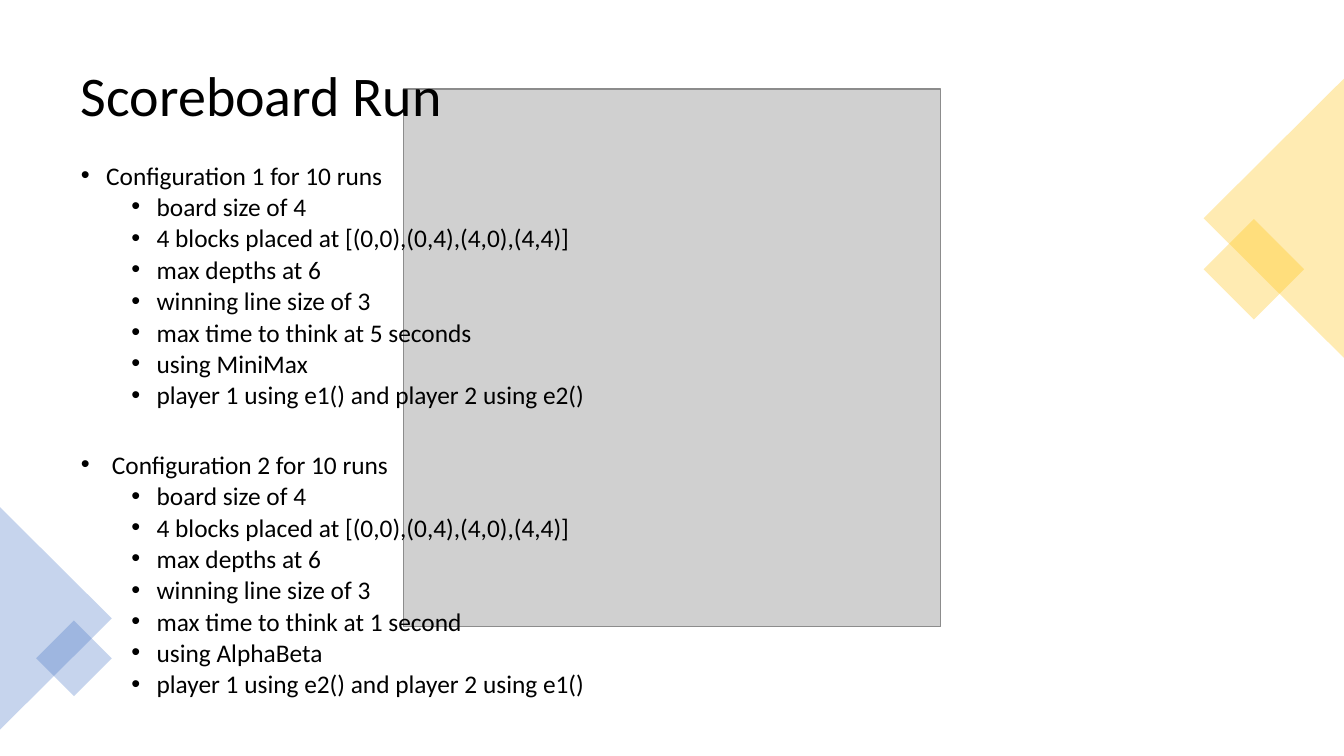
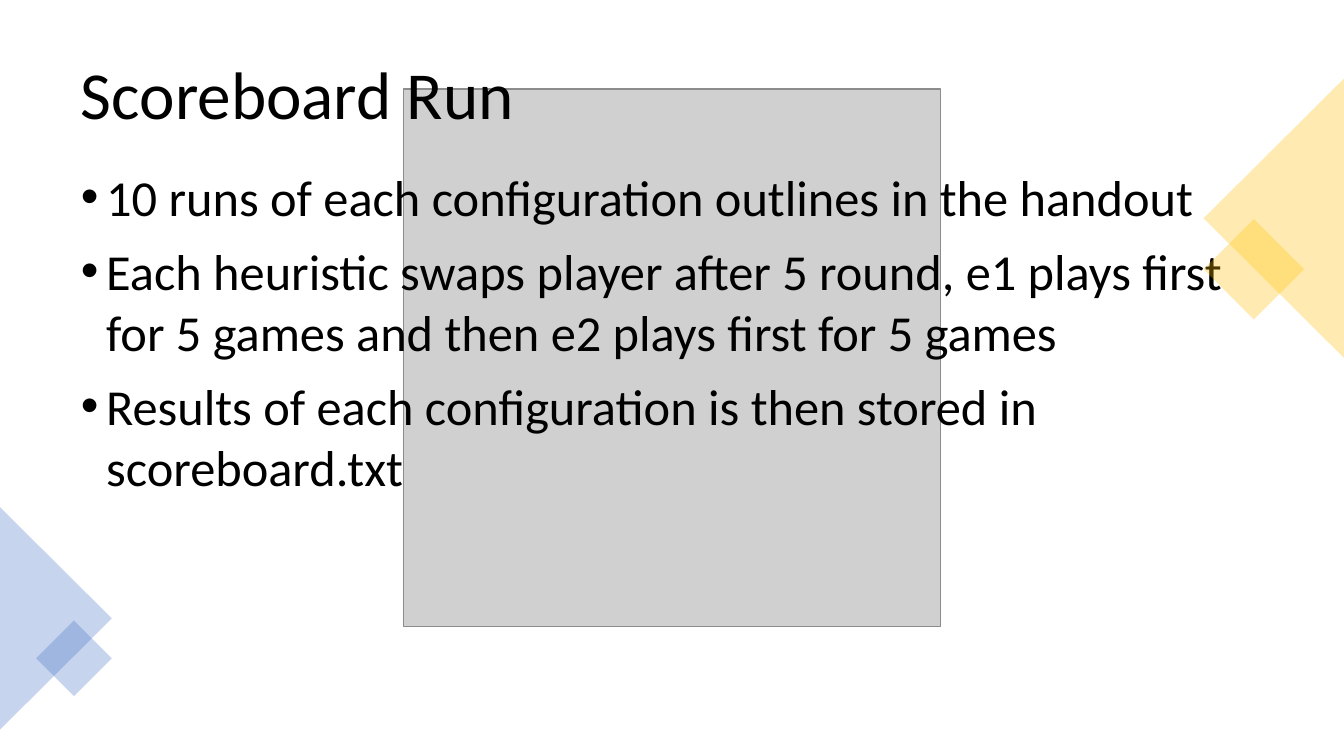
Before and after one commit to mhege/COMP-472, a slide deck: slide 4 of MiniProject2/MP2_COMP_472.pptx. Drawn at 1344x756 pixels with LibreOffice and Linux fonts; fonts in the diff are those of the drawing; grey boxes stand for pictures. Boxes give left, top, right and bottom in pixels: in the first picture for what was removed or moved away, otherwise in the second. Text is boxed around its words. In the diff, an @@ line names an element or a change of style, - is before the commit and + after.

Commit message:
Updated ppt since the scoreboard changed

```diff
--- a/MiniProject2/MP2_COMP_472.pptx
+++ b/MiniProject2/MP2_COMP_472.pptx
@@ title "Scoreboard Run" at bbox=[81, 64, 514, 120]: size 40 to 48 pt @@
@@ text at bbox=[106, 174, 1221, 487]: text changed; size 18.2 to 36 pt @@
-• Configuration 1 for 10 runs
-  • board size of 4
-  • 4 blocks placed at [(0,0),(0,4),(4,0),(4,4)]
-  • max depths at 6
-  • winning line size of 3
-  • max time to think at 5 seconds
-  • using MiniMax
-  • player 1 using e1() and player 2 using e2()
-• Configuration 2 for 10 runs
-  • board size of 4
-  • 4 blocks placed at [(0,0),(0,4),(4,0),(4,4)]
-  • max depths at 6
-  • winning line size of 3
-  • max time to think at 1 second
-  • using AlphaBeta
-  • player 1 using e2() and player 2 using e1()
+• 10 runs of each configuration outlines in the handout
+• Each heuristic swaps player after 5 round, e1 plays first for 5 games and then e2 plays first for 5 games
+• Results of each configuration is then stored in scoreboard.txt
```
Also in this commit, not shown: 1 slide added, 1 slide removed.
